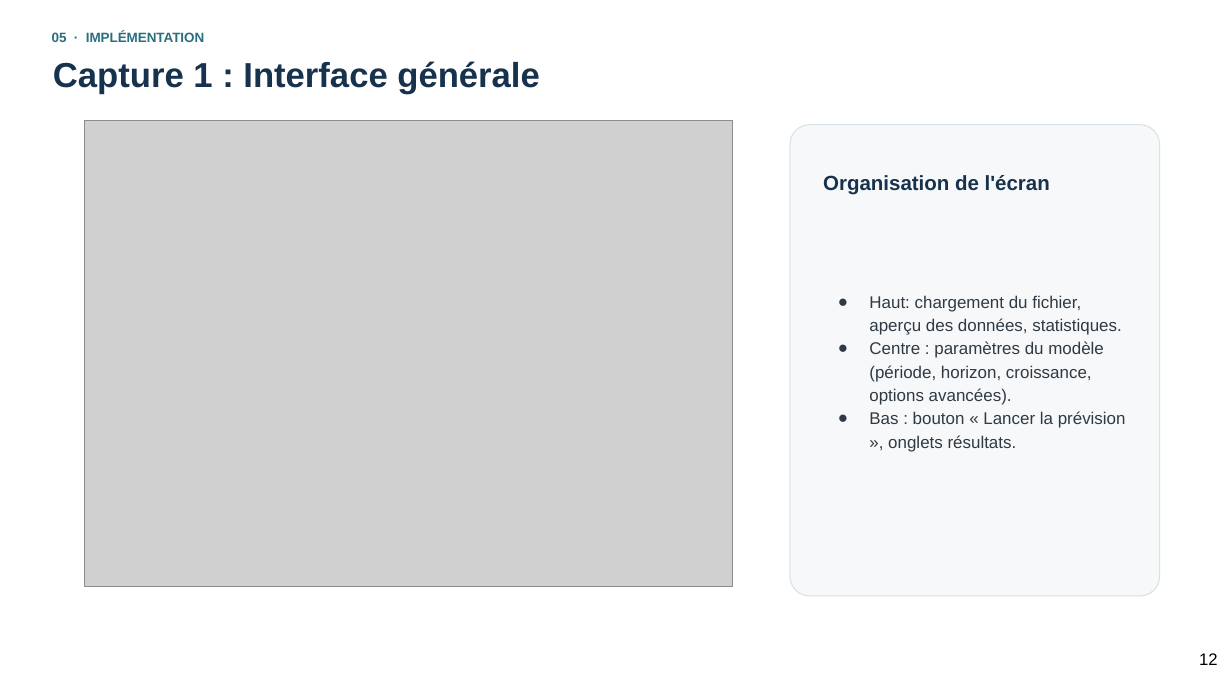
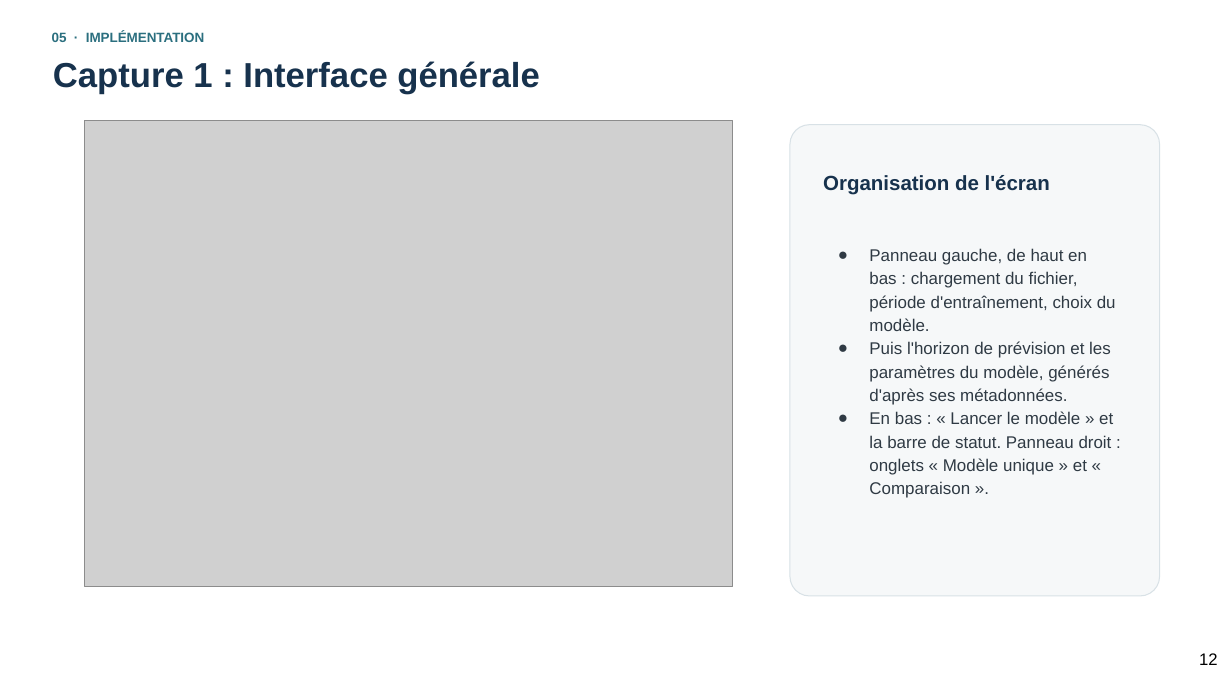
Before and after one commit to ChamaELKHEMSANI/prevision-Montreal, a slide deck: slide 12 of docs/Presentation_methode_Kenza.pptx. Drawn at 1232x693 pixels with LibreOffice and Linux fonts; fonts in the diff are those of the drawing; grey boxes stand for pictures. Boxes give left, top, right and bottom in pixels: in the first picture for what was removed or moved away, otherwise in the second. Text is boxed around its words. In the diff, an @@ line names an element or a change of style, - is before the commit and + after.

```diff
--- a/docs/Presentation_methode_Kenza.pptx
+++ b/docs/Presentation_methode_Kenza.pptx
@@ text at <box>869,248,1116,498</box>: text changed @@
-● Haut: chargement du fichier, aperçu des données, statistiques.
-● Centre : paramètres du modèle (période, horizon, croissance, options avancées).
-● Bas : bouton « Lancer la prévision », onglets résultats.
+● Panneau gauche, de haut en bas : chargement du fichier, période d'entraînement, choix du modèle.
+● Puis l'horizon de prévision et les paramètres du modèle, générés d'après ses métadonnées.
+● En bas : « Lancer le modèle » et la barre de statut. Panneau droit : onglets « Modèle unique » et « Comparaison ».
```
Also in this commit, not shown: 2 other slides changed, 1 other file.
